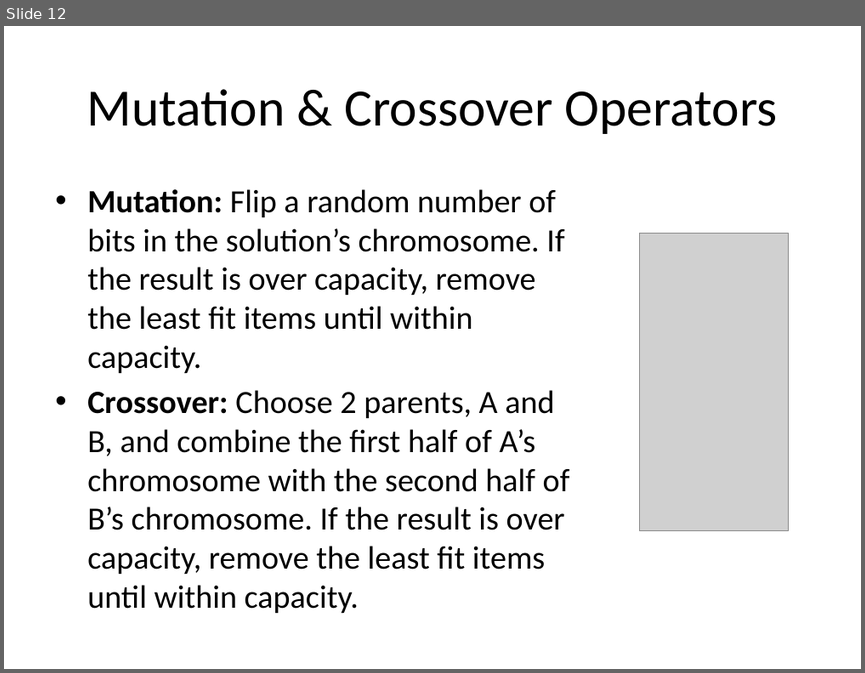
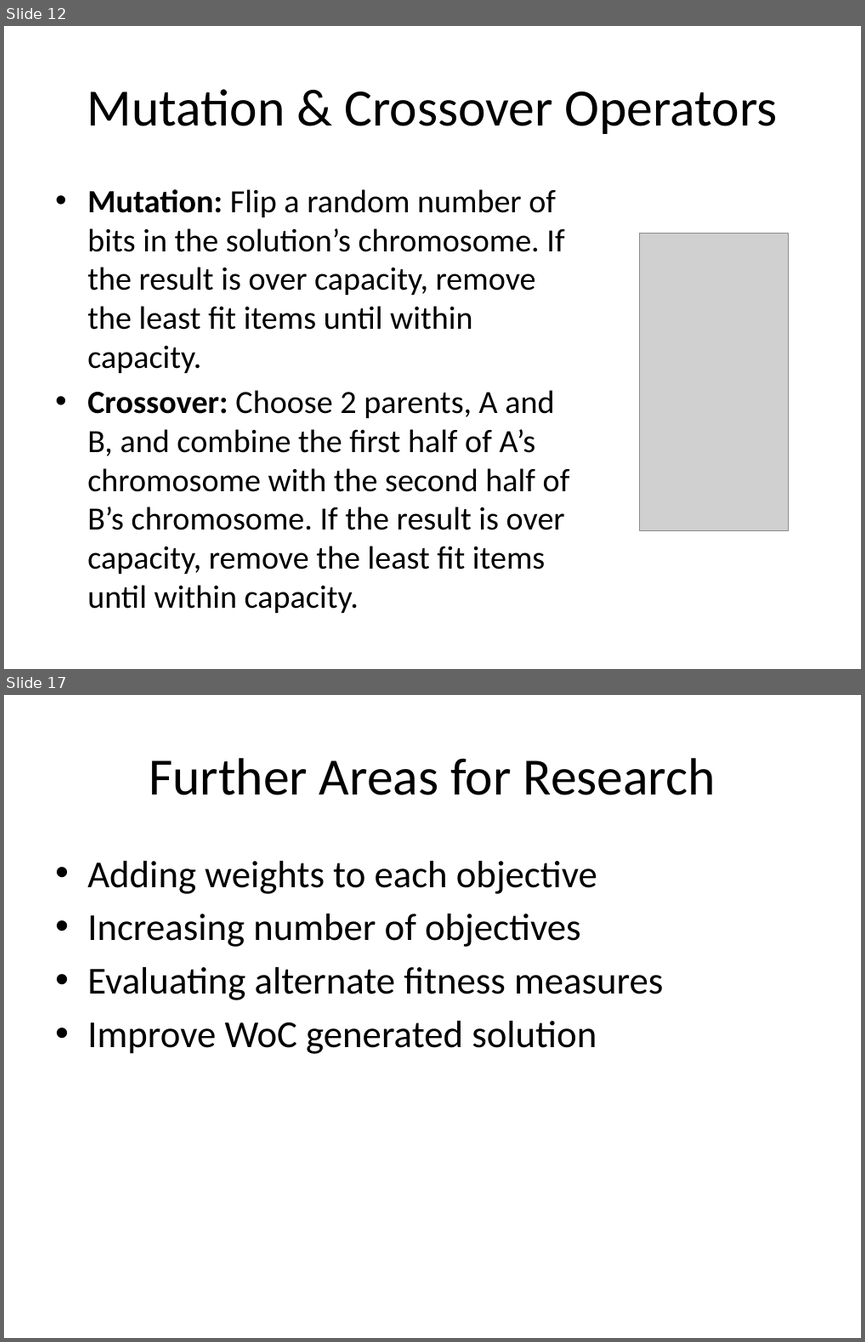
Before and after one commit to proj6-knapsack/knapsack, a slide deck: docs/knapsack_presentation.pptx. Shown one above the other, each under a label of ours: slide 12 before the commit, slides 12 and 17 after it; the slides between them are not shown. The pictures are 865x673 and 865x1342 pixels, drawn with LibreOffice and Linux fonts; fonts in the diff are those of the drawing; grey boxes stand for pictures. Boxes give left, top, right and bottom in pixels: in the first picture for what was removed or moved away, otherwise in the second. Text is boxed around its words. In the diff, an @@ line names an element or a change of style, - is before the commit and + after.

```diff
--- a/docs/knapsack_presentation.pptx
+++ b/docs/knapsack_presentation.pptx
@@ slide 17 added at bbox=[4, 695, 861, 1338], background #FFFFFF @@
@@ title added at bbox=[148, 758, 715, 795], 44 pt, text #000000 @@
+Further Areas for Research
@@ text added at bbox=[87, 861, 663, 1054], 32 pt, text #000000 @@
+• Adding weights to each objective
+• Increasing number of objectives
+• Evaluating alternate fitness measures
+• Improve WoC generated solution
```
Also in this commit, not shown: 1 slide changed, 4 other slides added, 3 other files.
